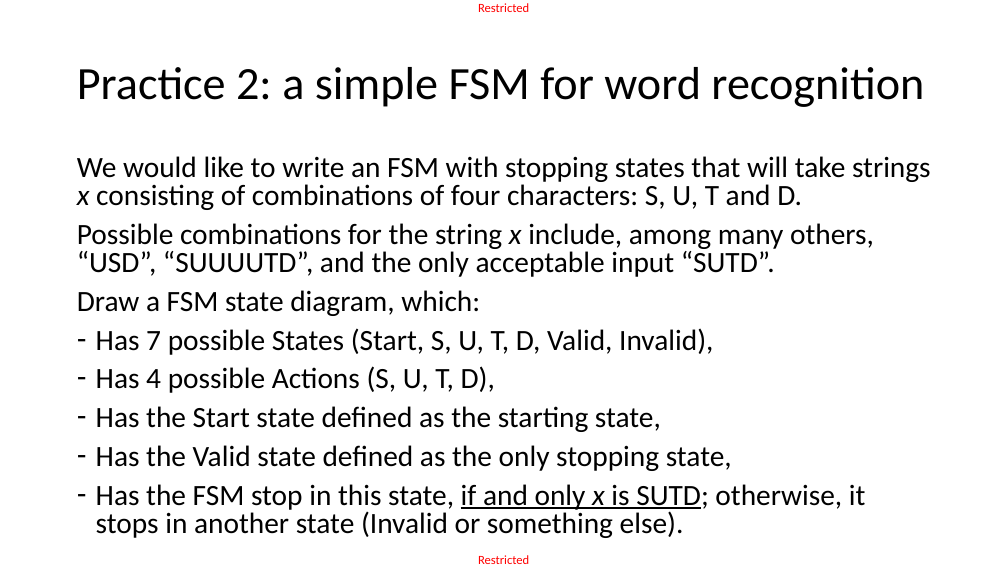
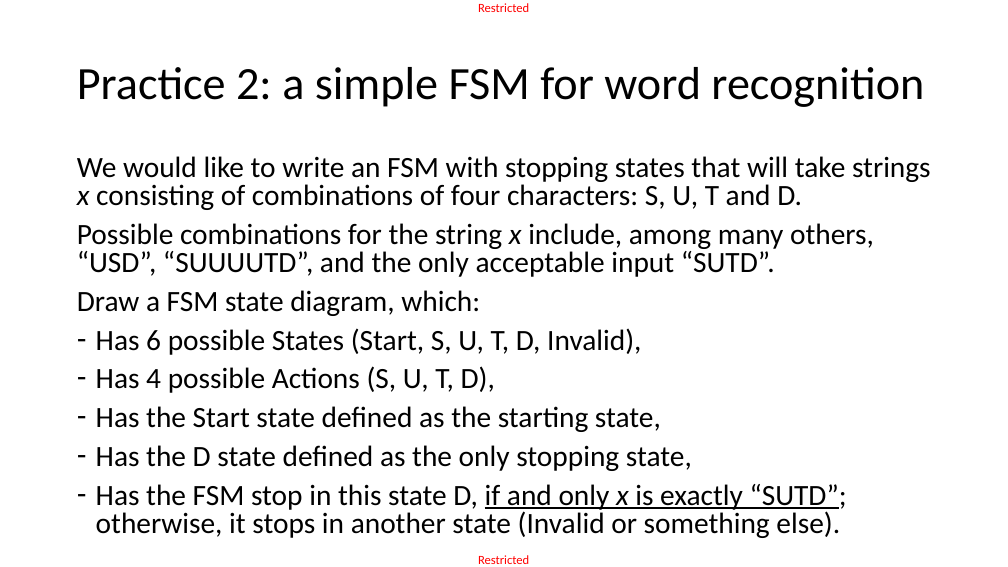
Before and after one commit to matthieudemari/SUTD_PLC_50_051, a slide deck: slide 32 of W8/W8S3/W8S3.pptx. Drawn at 1008x567 pixels with LibreOffice and Linux fonts; fonts in the diff are those of the drawing. Boxes give left, top, right and bottom in pixels: in the first picture for what was removed or moved away, otherwise in the second. Text is boxed around its words. In the diff, an @@ line names an element or a change of style, - is before the commit and + after.

```diff
--- a/W8/W8S3/W8S3.pptx
+++ b/W8/W8S3/W8S3.pptx
@@ text at box(96, 328, 641, 355): text changed @@
-– Has 7 possible States (Start, S, U, T, D, Valid, Invalid),
+– Has 6 possible States (Start, S, U, T, D, Invalid),
@@ text at box(96, 445, 847, 538): text changed @@
-– Has the Valid state defined as the only stopping state,
-– Has the FSM stop in this state, if and only x is SUTD; otherwise, it stops in another state (Invalid or something else).
+– Has the D state defined as the only stopping state,
+– Has the FSM stop in this state D, if and only x is exactly “SUTD”; otherwise, it stops in another state (Invalid or something else).
```
Also in this commit, not shown: 2 other slides changed, 1 other file.
